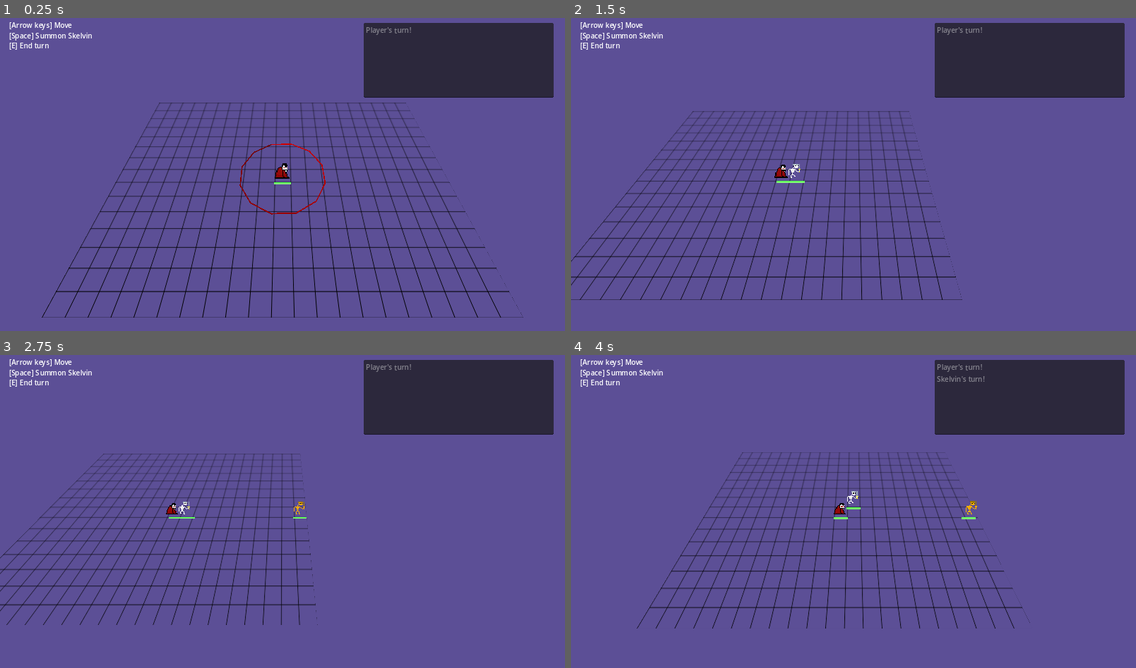
Above: before the commit, frames 1-4 (two rows, left to right).
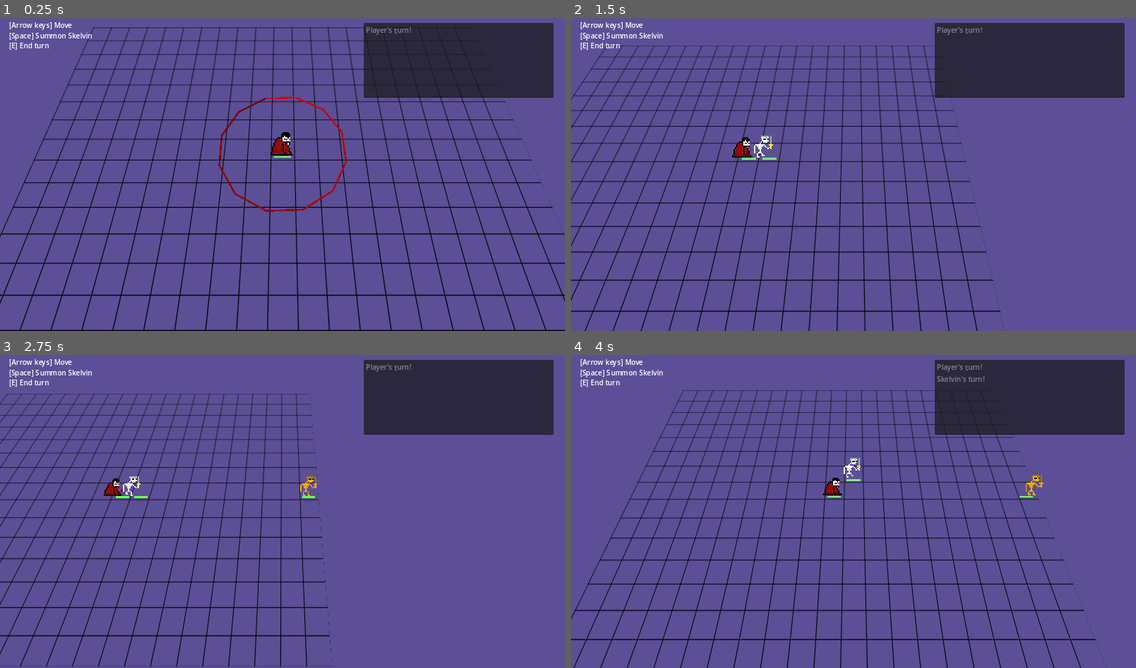
Above: after the commit, the same moments.

Repository: FlamingRat/ldjam55
Game: Godot game, scene res://levels/overworld.tscn
Two runs of this game, one before a commit and one after it. Both use one fixed random seed, a clock stepped at 60 frames per second and the inputs below.
Inputs:
- Up to frame 1 (0.25 s): no input
- Up to frame 2 (1.5 s): tap Enter (ui_accept) at 0.5, 0.77 s; hold Right (ui_right) 0.53-1.28 s; tap E (end_turn) at 0.6, 1.35 s; hold Down (ui_down) from 1.28 s (still down)
- Up to frame 3 (2.75 s): tap Enter (ui_accept) at 1.52 s; release Down (ui_down) at 2.03 s; hold Right (ui_right) from 2.03 s (still down); tap E (end_turn) at 2.1 s
- Up to frame 4 (4 s): release Right (ui_right) at 2.78 s; hold Up (ui_up) 2.78-3.53 s; tap E (end_turn) at 2.85, 3.6 s; tap Enter (ui_accept) at 3.02, 3.77 s; hold Left (ui_left) from 3.53 s (still down)

The runs differ from the first frame. In frame 1, 15% of the frame differs, in the area x 0-100%, y 2-100%; in frame 2, 11%; in frame 3, 9.4%; in frame 4, 11%.

Commit message:
Make camera closer; await for animations before ending turns

Diff:
--- a/common/character_movement_controller.gd
+++ b/common/character_movement_controller.gd
@@ -18,3 +18,5 @@
 	if dir.x > 0 and not facing_right:
 		animation_tree.set('parameters/turn_right/request', AnimationNodeOneShot.ONE_SHOT_REQUEST_FIRE)
 		facing_right = true
+
+	await get_tree().create_timer(.5).timeout
--- a/common/wander_movement.gd
+++ b/common/wander_movement.gd
@@ -15,4 +15,4 @@
 
 func rand():
 	var dir = randi_range(1, 4)
-	actions[dir].call()
+	await actions[dir].call()
--- a/levels/overworld.tscn
+++ b/levels/overworld.tscn
@@ -32,7 +32,7 @@
 [node name="Player" parent="." instance=ExtResource("2_7cvbh")]
 
 [node name="Camera3D" type="Camera3D" parent="."]
-transform = Transform3D(1, -6.34496e-16, 2.00056e-16, 2.00056e-16, 0.573576, 0.819152, -6.34496e-16, -0.819152, 0.573576, 2.08165e-12, 11, 7.5)
+transform = Transform3D(1, -6.76539e-16, 1.19292e-16, 1.19292e-16, 0.34202, 0.939692, -6.76539e-16, -0.939692, 0.34202, 2.08165e-12, 8, 4)
 script = ExtResource("3_mka4u")
 
 [node name="WorldEnvironment" type="WorldEnvironment" parent="."]
--- a/summons/skelvin.gd
+++ b/summons/skelvin.gd
@@ -9,7 +9,7 @@
 func _on_character_turn_listener_on_turn():
 	var attack_success = attack_range.attack_any()
 	if not attack_success:
-		movement.rand()
+		await movement.rand()
 
 	GlobalEvents.end_turn()
 
